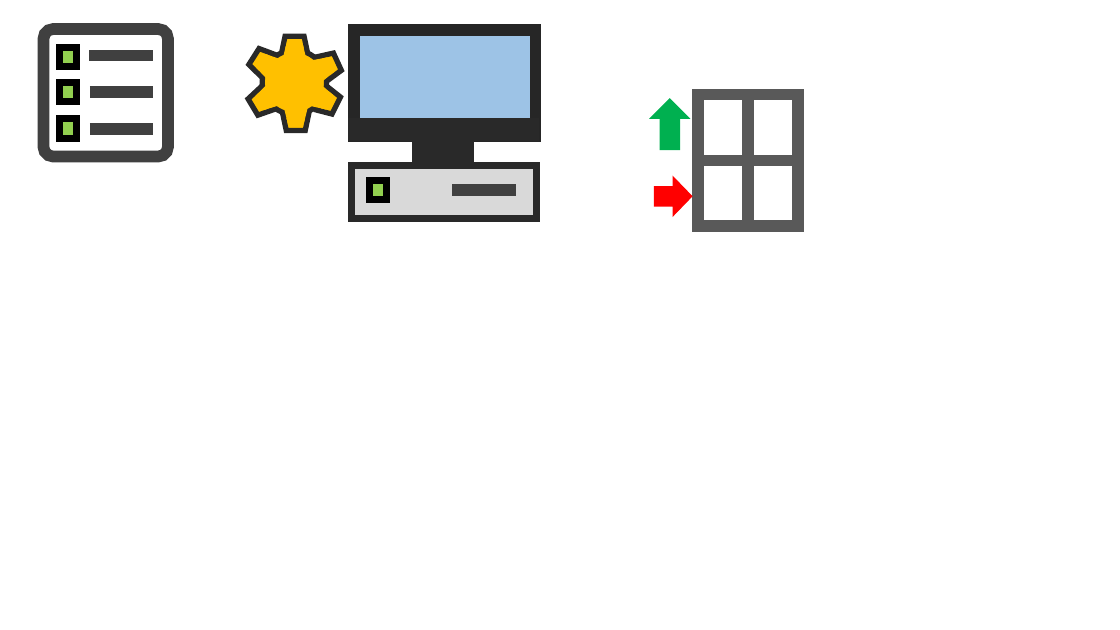
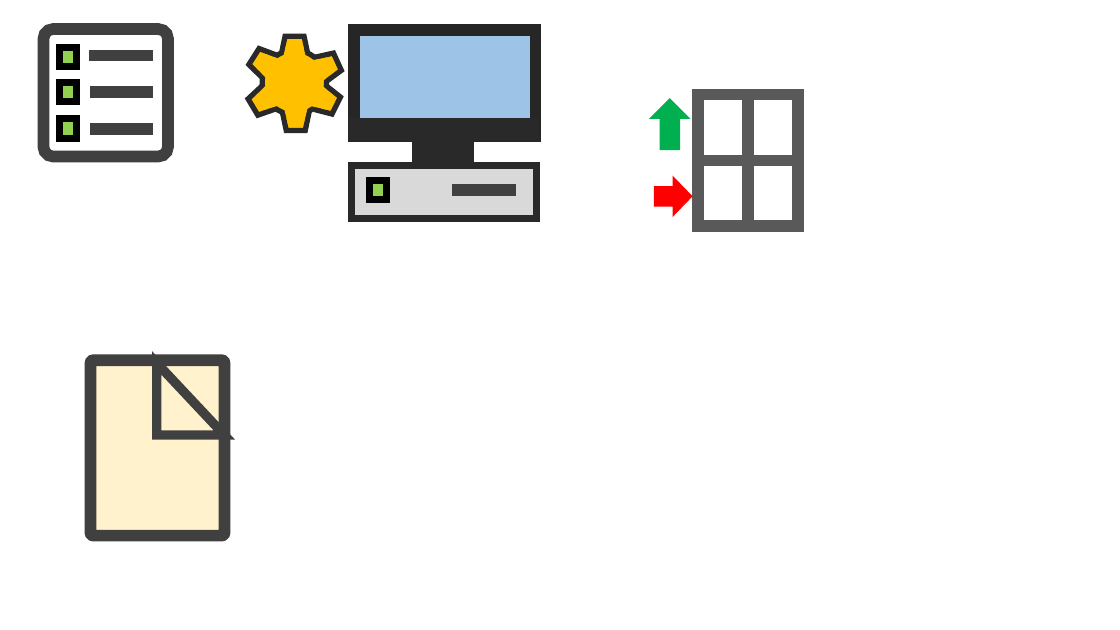
Before and after one commit to luchete80/fluxsol, a slide deck: slide 3 of FluxSol-CAE/Icons/Icons.pptx. Drawn at 1120x630 pixels with LibreOffice and Linux fonts; fonts in the diff are those of the drawing. Boxes give left, top, right and bottom in pixels: in the first picture for what was removed or moved away, otherwise in the second. Text is boxed around its words. In the diff, an @@ line names an element or a change of style, - is before the commit and + after.

```diff
--- a/FluxSol-CAE/Icons/Icons.pptx
+++ b/FluxSol-CAE/Icons/Icons.pptx
@@ rounded rectangle added at [91,360,225,536], fill #FFF2CC, outline #404040 10 pt @@
@@ right triangle added at [157,363,224,435], fill #FFF2CC, outline #404040 8 pt @@
```
Also in this commit, not shown: 1 other slide changed, 10 other files.
